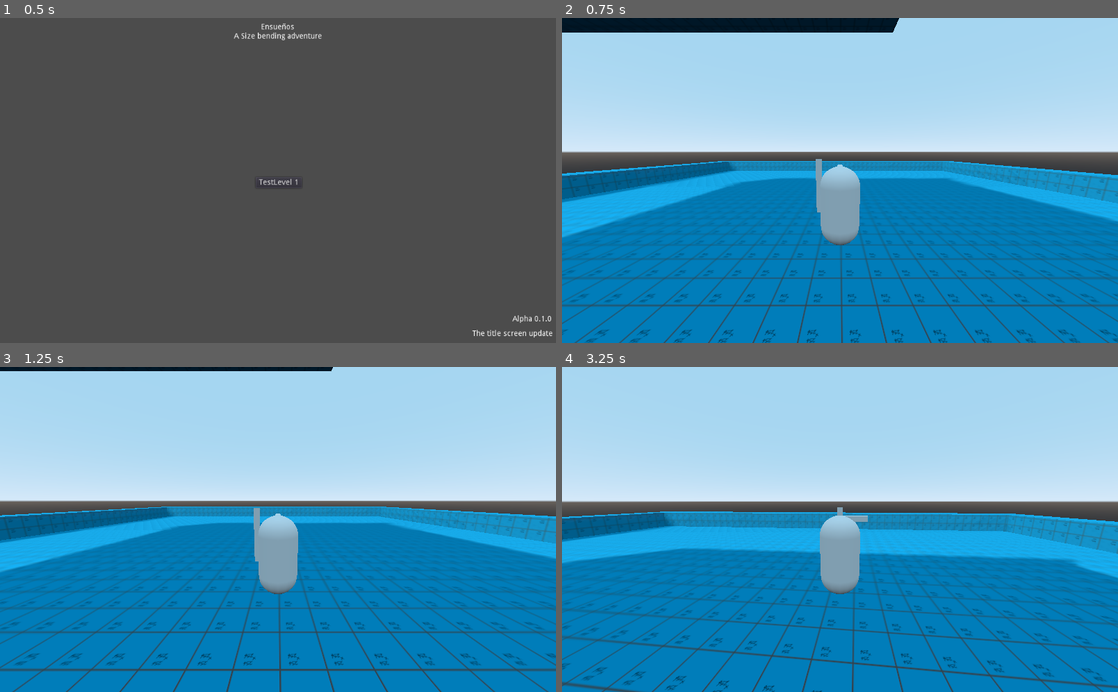
Above: before the commit, frames 1-4 (two rows, left to right).
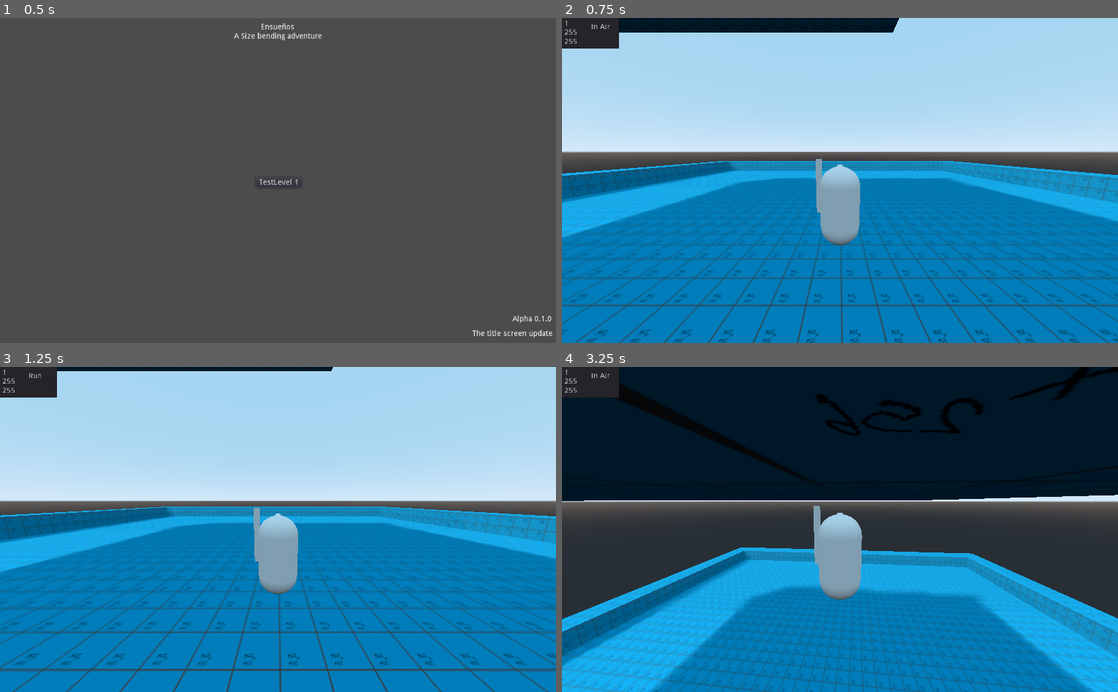
Above: after the commit, the same moments.

Repository: Valcuda/D.K.P.
Game: Godot game, scene res://Scenes/Test Levels/Title_Test.tscn
The game is run twice, just before and just after one commit, with the same random seed, the same clock (stepped at 60 frames per second) and the same inputs.
Inputs (mouse positions are in pixels of both pictures, inside the frame that each line leads up to):
- Up to frame 1 (0.5 s): no input
- Up to frame 2 (0.75 s): click "TestLevel 1" at 0.5 s
- Up to frame 3 (1.25 s): no input
- Up to frame 4 (3.25 s): tap Enter at 1.25 s; move the mouse to (867, 529) at 1.27 s; hold Space (Move_jump) 1.28-2.03 s; hold W (Move_forward) 1.28-2.78 s; move the mouse to (812, 529) at 2.02 s; tap Middle mouse button (CamControlToggle) at 2.1 s; tap Space (Move_jump) at 2.27, 2.3, 2.57 s; move the mouse to (895, 458) at 2.77 s; hold D (Move_right) from 2.78 s (still down); hold Space (Move_jump) from 2.78 s (still down); tap Shift (Move_run) at 2.85 s

Frame 1 is identical in both runs. In frame 2, 1.0% of the frame differs, in the area x 0-11%, y 0-10%; in frame 3, 1.0%; in frame 4, 77%, in the area x 0-100%, y 0-100%.

Commit message:
Re-did player controller
Re-did the player controller to be non linear, and allow for multiple states.
Currently allows for walking, jumping, and falling.

Diff:
--- a/Dev/Players/BasePlayerControler.gd
+++ b/Dev/Players/BasePlayerControler.gd
@@ -32,17 +32,22 @@
 var SpeedAdjustments = 0
 var curMaxSpeed = max_speed
 var LastInputVector = Vector3.ZERO
+var LastDirection = Vector3.ZERO
+var jump_done = true
+var has_jumped = false
 
 enum CurState {
 	RUN,
 	CLIMB,
 	RIDE,
 	INAIR,
+	JUMP,
 	ATTACK,
 	DEAD,
 }
 
-export var cur_state = CurState.RUN
+var cur_state = CurState.RUN
+var return_state = CurState.RUN
 
 
 func _ready():
@@ -62,18 +67,24 @@
 
 
 func _physics_process(delta):
-	run()
-	var input_vector = get_input_vector()
-	var LastInputVector = input_vector
-	var direction = get_direction(input_vector)
-	apply_movement(input_vector, direction, delta)
-	apply_friction(direction, delta)
-	apply_gravity(delta)
-	update_snap_vector()
-	jump()
-	apply_controller_rotation()
+	state_man(delta)
+
 	spring_arm.rotation.x = clamp(spring_arm.rotation.x, deg2rad(camLowerBound), deg2rad(camUpperBound))
-	velocity = move_and_slide_with_snap(velocity,  snap_vector, Vector3.UP, true)
+	pass
+
+	#Ignore this code
+#	run()
+#	var input_vector = get_input_vector()
+#	var LastInputVector = input_vector
+#	#var direction = get_direction(input_vector)
+#	apply_movement(input_vector, direction, delta)
+#	apply_friction(direction, delta)
+#	apply_gravity(delta)
+#	update_snap_vector()
+#	jump()
+#	apply_controller_rotation()
+#	spring_arm.rotation.x = clamp(spring_arm.rotation.x, deg2rad(camLowerBound), deg2rad(camUpperBound))
+#	velocity = move_and_slide_with_snap(velocity,  snap_vector, Vector3.UP, true)
 
 
 func get_direction(input_vector):
@@ -103,11 +114,48 @@
 func update_snap_vector():
 	snap_vector = -get_floor_normal() if is_on_floor() else Vector3.DOWN
 
-func state_man(delta, direction, input_vector):
-	if cur_state == CurState.RUN:
-		run()
-	if cur_state == CurState.INAIR:
-		in_air(delta, direction, input_vector)
+func state_man(delta):
+	match cur_state:
+		CurState.RUN:
+			run()
+			var input_vector = get_input_vector()
+			LastInputVector = input_vector
+			var direction = get_direction(input_vector)
+			apply_movement(input_vector, direction, delta)
+			apply_friction(direction, delta)
+			apply_gravity(delta)
+			update_snap_vector()
+			velocity = move_and_slide_with_snap(velocity,  snap_vector, Vector3.UP, true)
+
+		CurState.INAIR:
+			apply_movement(LastInputVector, LastDirection, delta)
+			apply_gravity(delta)
+			update_snap_vector()
+			velocity = move_and_slide_with_snap(velocity,  snap_vector, Vector3.UP, true)
+
+		CurState.CLIMB:
+			pass
+
+		CurState.DEAD:
+			pass
+
+		CurState.RIDE:
+			pass
+
+		CurState.ATTACK:
+			pass
+
+		CurState.JUMP:
+			if Input.is_action_just_pressed("Move_jump") and is_on_floor() and canJump:
+				snap_vector = Vector3.ZERO
+				velocity.y = jump_impulse
+			elif Input.is_action_just_released("Move_jump") and velocity.y > jump_impulse / 2:
+				velocity.y = jump_impulse / 2
+			if not is_on_floor():
+				jump_done = true
+			if jump_done:
+				jump_done = false
+				cur_state = CurState.INAIR
 	pass
 
 
@@ -136,13 +184,15 @@
 		SpeedAdjustments -= runAdjust
 
 func jump():
-	if Input.is_action_just_pressed("Move_jump") and is_on_floor() and canJump:
-		snap_vector = Vector3.ZERO
-		velocity.y = jump_impulse
+#	if Input.is_action_pressed("Move_jump") and is_on_floor() and canJump and has_jumped == false:
+#		snap_vector = Vector3.ZERO
+#		velocity.y = jump_impulse
+#		has_jumped = true
 	if Input.is_action_just_released("Move_jump") and velocity.y > jump_impulse / 2:
 		velocity.y = jump_impulse / 2
-
-func in_air(delta, direction, input_vector):
-	apply_movement(input_vector, direction, delta)
-	apply_gravity(delta)
-	pass
+	if is_on_floor() == false:
+		jump_done = true
+		print("jump_done is true")
+	if is_on_floor() and jump_done:
+		cur_state = CurState.INAIR
+	velocity = move_and_slide_with_snap(velocity,  snap_vector, Vector3.UP, true)
--- a/Dev/Players/BaseTest/PlayerBaseTest.tscn
+++ b/Dev/Players/BaseTest/PlayerBaseTest.tscn
@@ -1,7 +1,7 @@
 [gd_scene load_steps=9 format=2]
 
 [ext_resource path="res://Dev/Coliders/HitBox.tscn" type="PackedScene" id=1]
-[ext_resource path="res://Dev/Players/PlayerBase0.gd" type="Script" id=2]
+[ext_resource path="res://Dev/Players/BasePlayerControler.gd" type="Script" id=2]
 [ext_resource path="res://Dev/Players/BaseTest/PlayerBaseTest_Material.tres" type="Material" id=3]
 
 [sub_resource type="CapsuleShape" id=1]
@@ -29,7 +29,6 @@
 collision_layer = 2
 collision_mask = 261
 script = ExtResource( 2 )
-canRun = true
 
 [node name="CollisionShape" type="CollisionShape" parent="."]
 transform = Transform( 1, 0, 0, 0, -4.37114e-08, -1, 0, 1, -4.37114e-08, 0, 0, 0 )
--- a/Dev/Players/PlayerBase0.gd
+++ b/Dev/Players/PlayerBase0.gd
@@ -7,11 +7,38 @@
 #CHANGE CharacterID IN PLAYER SCRIPT
 #This allows the game to differentiate between each character
 #The Tens value should change for each unique player, while the ones value should be for different forms.
-export var CharacterID: int = 10
+#All Values begining with 1 are reserved for BaseTest_
+var CharacterID: int = 10
 
 func _onready():
 	pass
 
+
+func _physics_process(delta):
+	nonlinear_player_controler()
+	pass
+
 #This is basically a finite state machine, minus the GUI, cause Godot doesn't allow for easy FNMs
 func nonlinear_player_controler():
+	match cur_state:
+		CurState.RUN:
+			if Input.is_action_just_pressed("Move_jump") and canJump and is_on_floor():
+				snap_vector = Vector3.ZERO
+				velocity.y = jump_impulse
+				has_jumped = true
+				velocity = move_and_slide_with_snap(velocity,  snap_vector, Vector3.UP, true)
+				change_state(CurState.JUMP)
+
+			if not is_on_floor():
+				change_state(CurState.INAIR)
+
+		CurState.INAIR:
+			if is_on_floor():
+				change_state(CurState.RUN)
+
+
 	pass
+
+func change_state(state):
+	cur_state = state
+	pass
--- /dev/null
+++ b/Scenes/Test Levels/DebugGUI.gd
@@ -0,0 +1,49 @@
+extends Spatial
+
+onready var player = get_node("PlayerBaseTest")
+onready var player_X = get_node("Debug GUI/Panel/Player X")
+onready var player_Y = get_node("Debug GUI/Panel/Player Y")
+onready var player_Z = get_node("Debug GUI/Panel/Player Z")
+onready var player_current_state = get_node("Debug GUI/Panel/Player State")
+
+# Called when the node enters the scene tree for the first time.
+func _ready():
+	pass # Replace with function body.
+
+func _physics_process(delta):
+	if FreeAccessInfo.Debug:
+		var player_pos = player.get_position_in_parent()
+		var px = player_pos
+#		var py = player_pos.y
+#		var pz = player_pos.z
+
+		var p_state = player.cur_state
+		var p_textstate = "Unknown"
+
+		player_X.text = str(px)
+#		player_Y.text = py
+#		player_Z.text = pz
+
+		match p_state:
+			player.CurState.ATTACK:
+				p_textstate = "Attack"
+			player.CurState.CLIMB:
+				p_textstate = "Climb"
+			player.CurState.DEAD:
+				p_textstate = "Dead"
+			player.CurState.INAIR:
+				p_textstate = "In Air"
+			player.CurState.JUMP:
+				p_textstate = "Jump"
+			player.CurState.RIDE:
+				p_textstate = "Ride"
+			player.CurState.RUN:
+				p_textstate = "Run"
+
+		player_current_state.text = p_textstate
+
+		pass
+
+# Called every frame. 'delta' is the elapsed time since the previous frame.
+#func _process(delta):
+#	pass
--- a/Scenes/Test Levels/TestLevel1.tscn
+++ b/Scenes/Test Levels/TestLevel1.tscn
@@ -1,7 +1,9 @@
-[gd_scene load_steps=6 format=2]
+[gd_scene load_steps=8 format=2]
 
 [ext_resource path="res://Dev/Players/BaseTest/PlayerBaseTest.tscn" type="PackedScene" id=1]
 [ext_resource path="res://Dev/Materials/Dev Material 1.tres" type="Material" id=2]
+[ext_resource path="res://Dev/Players/PlayerBase0.gd" type="Script" id=3]
+[ext_resource path="res://Scenes/Test Levels/DebugGUI.gd" type="Script" id=4]
 
 [sub_resource type="ArrayMesh" id=3]
 surfaces/0 = {
@@ -24,6 +26,7 @@
 data = PoolVector3Array( -2.4153, 0.3161, -3.1092, 2.4153, 0.3161, -3.1092, -2.4153, 0.1071, -3.1092, -2.4153, 0.1071,  …(7125 unchanged characters)…
 
 [node name="Spatial" type="Spatial"]
+script = ExtResource( 4 )
 
 [node name="MeshInstance" type="MeshInstance" parent="."]
 transform = Transform( 10, 0, 0, 0, 10, 0, 0, 0, 10, 0, 0, 0 )
@@ -39,7 +42,62 @@
 
 [node name="PlayerBaseTest" parent="." instance=ExtResource( 1 )]
 transform = Transform( 1, 0, 0, 0, 1, 0, 0, 0, 1, -0.956459, 3.89611, 0.0380273 )
+script = ExtResource( 3 )
+jump_impulse = 30.0
+canRun = true
 
 [node name="DirectionalLight" type="DirectionalLight" parent="."]
 transform = Transform( 0.631826, 0.551176, 0.544977, 0, -0.703097, 0.711094, 0.77511, -0.449288, -0.444235, 11.5715, 6.70167, 9.28282 )
 shadow_enabled = true
+
+[node name="Debug GUI" type="Control" parent="."]
+anchor_right = 1.0
+anchor_bottom = 1.0
+mouse_filter = 2
+__meta__ = {
+"_edit_use_anchors_": false
+}
+
+[node name="Panel" type="Panel" parent="Debug GUI"]
+margin_right = 105.0
+margin_bottom = 56.0
+mouse_filter = 1
+__meta__ = {
+"_edit_use_anchors_": false
+}
+
+[node name="Player X" type="Label" parent="Debug GUI/Panel"]
+margin_left = 4.0
+margin_top = 4.0
+margin_right = 44.0
+margin_bottom = 18.0
+text = "255"
+__meta__ = {
+"_edit_use_anchors_": false
+}
+
+[node name="Player Y" type="Label" parent="Debug GUI/Panel"]
+margin_left = 4.0
+margin_top = 20.0
+margin_right = 44.0
+margin_bottom = 34.0
+text = "255"
+__meta__ = {
+"_edit_use_anchors_": false
+}
+
+[node name="Player Z" type="Label" parent="Debug GUI/Panel"]
+margin_left = 4.0
+margin_top = 37.0
+margin_right = 44.0
+margin_bottom = 51.0
+text = "255"
+__meta__ = {
+"_edit_use_anchors_": false
+}
+
+[node name="Player State" type="Label" parent="Debug GUI/Panel"]
+margin_left = 53.0
+margin_top = 10.0
+margin_right = 93.0
+margin_bottom = 24.0
